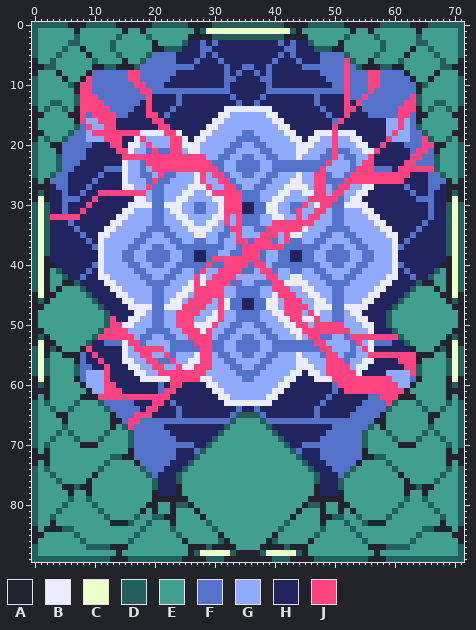
Edited in one commit: sprite sheet (data/images/cards/barrier1.png). The picture above is the old version.
The file is 72x90 pixels.
Palette (. is transparent): A #22232f  B #ebedff  C #edffcb  D #225f5d  E #409f8e  F #5472c9  G #90abfb  H #21245f  J #ff4280
Pixels before (only the part around the change), first column x 21:
65 HHHFHHHHHHHHFDDDDFHHHH
66 FFFFFFFFFFFFDEEEEDFFFF
67 FHHHHHHHHHHDEEEEEEDHHH
68 FFHHHHHHHHDEEEEEEEEDHH
69 FFFHHHHHHDEEEEEEEEEEDH
70 FFFFFFHHDEEEEEEEEEEEED
71 FFFHHHFDEEEEEEEEEEEEEE
72 FFFHHHDEEEEEEEEEEEEEEE
73 FFHHHDEEEEEEEEEEEEEEEE
74 FHHHDEEEEEEEEEEEEEEEEE
75 HHHDEEEEEEEEEEEEEEEEEE
76 HHHDEEEEEEEEEEEEEEEEEE
77 HHHAEEEEEEEEEEEEEEEEEE
78 HHHAEEEEEEEEEEEEEEEEEE
79 AAAAAEEEEEEEEEEEEEEEEE
80 EEADDAEEEEEEEEEEEEEEEE
81 EEAEEEAEEEEEEEEEEEEEEE
82 DAAEEEEAEEEEEEEEEEEEEE
83 EEAEEEEEDEEEEEEEEEEEED
84 EEDEEEEEEDEEEEEEEEEEDE
85 EEEDEEEEEEAEEEEEEEEAEE
The result:
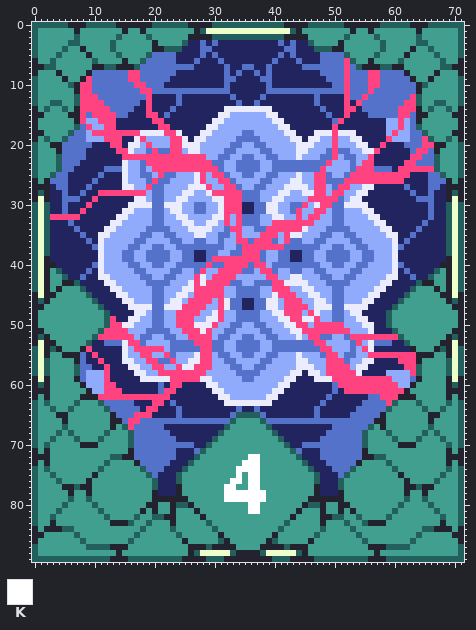
Colours new in this view: K #ffffff
The edit:
The author changed colour E to colour K in row 72 at x 36 to 37; in row 73 at x 35 to 37; in row 74 at x 34 to 37; in row 75 at x 34 and 36 to 37; in row 76 at x 33 to 34 and 36 to 37; in row 77 at x 32 to 33 and 36 to 37.
The author changed colour E to colour K in rows 78 to 79 at x 32 to 38; in rows 80 to 81 at x 36 to 37.
Changed places in both pictures, as pixel boxes (x1, y1, x2, y2):
changed: (224, 454, 266, 514)
